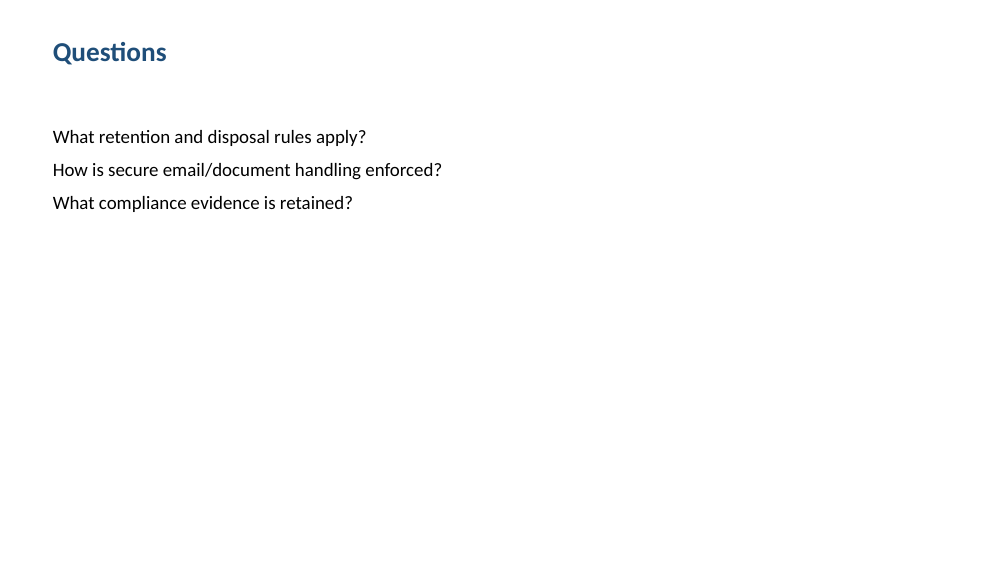
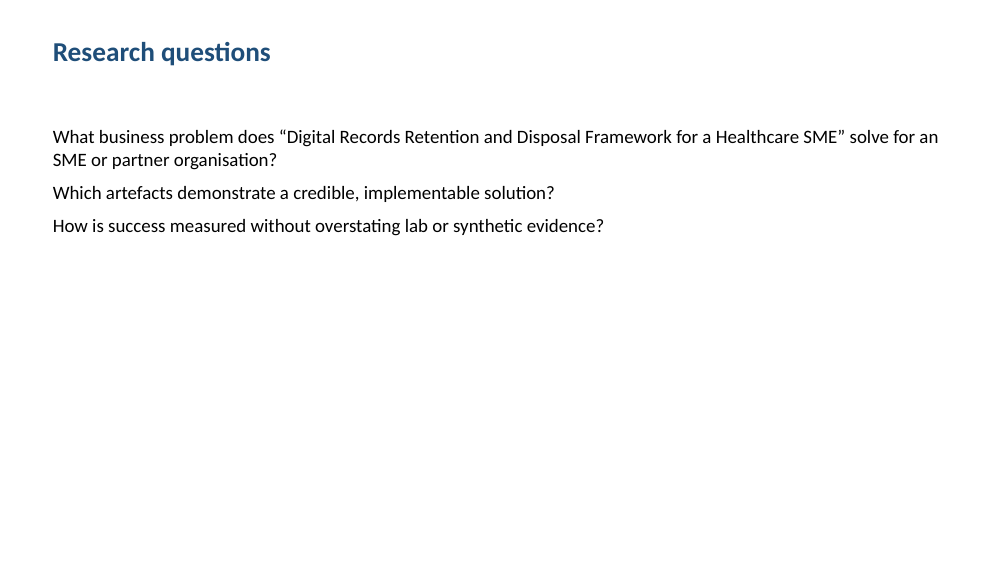
Before and after one commit to shohrabniaz/digital-records-retention-framework, a slide deck: slide 2 of Final_Submission/02_Presentation.pptx. Drawn at 1008x567 pixels with LibreOffice and Linux fonts; fonts in the diff are those of the drawing. Boxes give left, top, right and bottom in pixels: in the first picture for what was removed or moved away, otherwise in the second. Text is boxed around its words. In the diff, an @@ line names an element or a change of style, - is before the commit and + after.

```diff
--- a/Final_Submission/02_Presentation.pptx
+++ b/Final_Submission/02_Presentation.pptx
@@ text at [53,42,271,66]: text changed @@
-Questions
+Research questions
@@ text at [53,129,938,236]: text changed @@
-What retention and disposal rules apply?
-How is secure email/document handling enforced?
-What compliance evidence is retained?
+What business problem does “Digital Records Retention and Disposal Framework for a Healthcare SME” solve for an SME or partner organisation?
+Which artefacts demonstrate a credible, implementable solution?
+How is success measured without overstating lab or synthetic evidence?
```
Also in this commit, not shown: 3 other slides changed, 12 other files.
